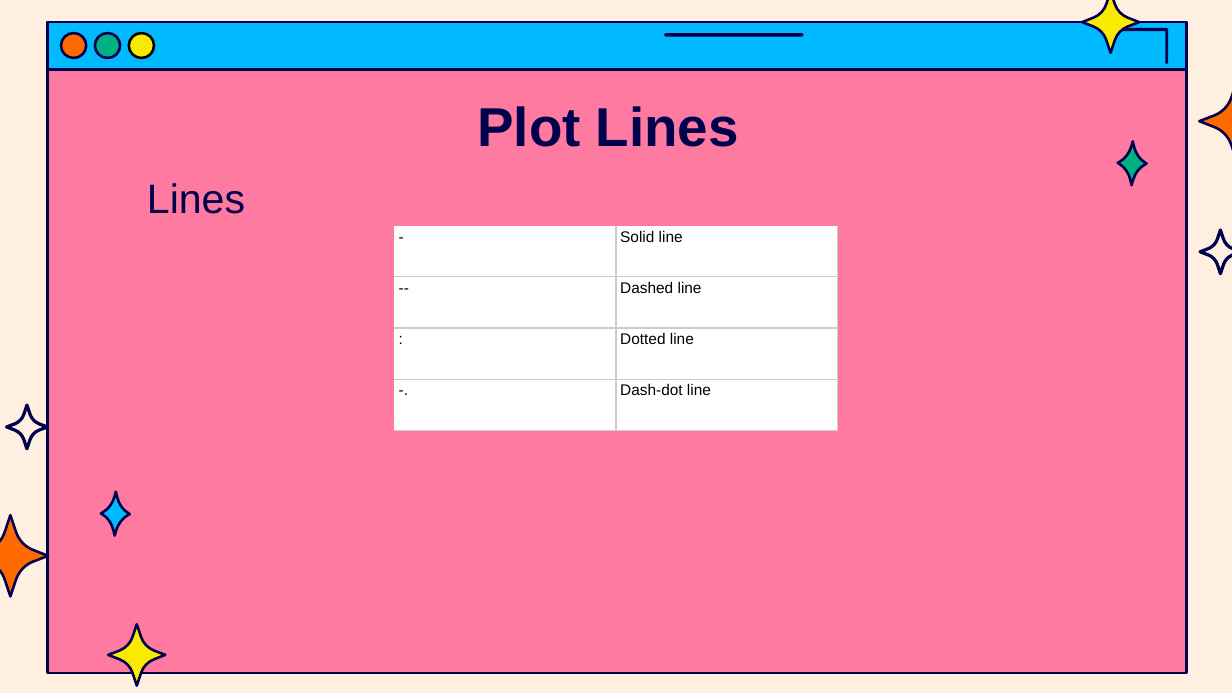
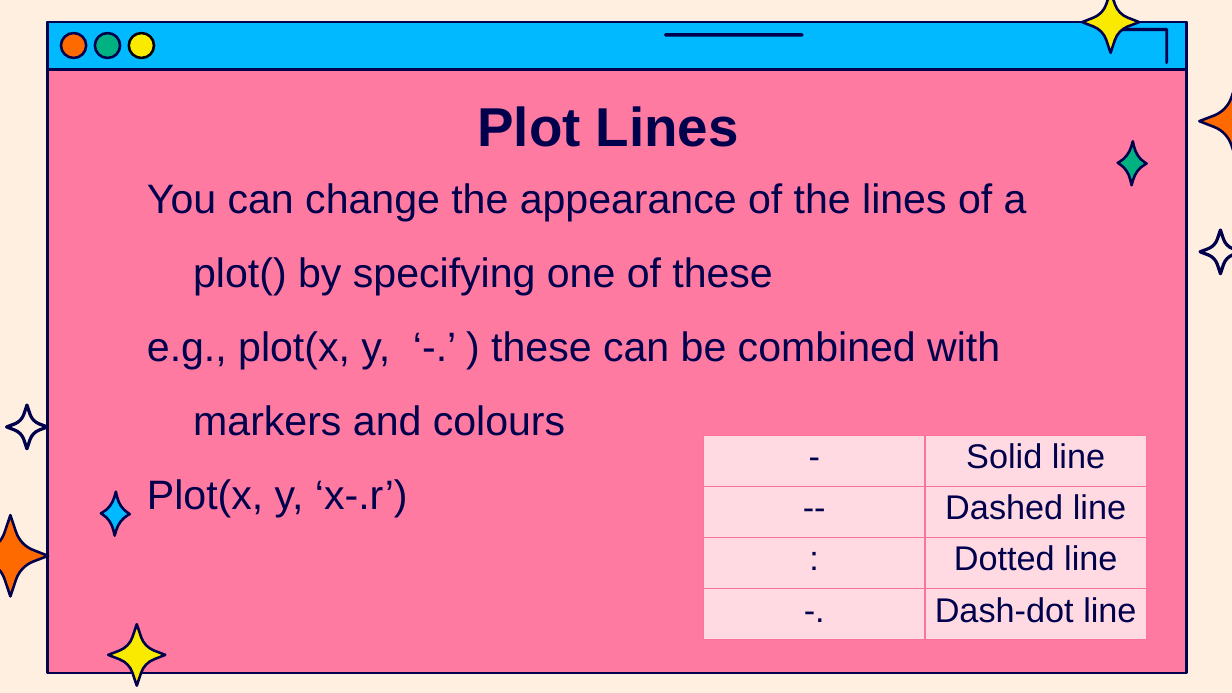
Before and after one commit to jasondsc/MATDRAB2MATFAB, a slide deck: slide 12 of slides/MATLAB_class_4.pptx (slide 9 before the commit). Drawn at 1232x693 pixels with LibreOffice and Linux fonts; fonts in the diff are those of the drawing. Boxes give left, top, right and bottom in pixels: in the first picture for what was removed or moved away, otherwise in the second. Text is boxed around its words. In the diff, an @@ line names an element or a change of style, - is before the commit and + after.

```diff
--- a/slides/MATLAB_class_4.pptx
+++ b/slides/MATLAB_class_4.pptx
@@ text at <box>147,183,1027,517</box>: text changed @@
-Lines
+You can change the appearance of the lines of a plot() by specifying one of these
+e.g., plot(x, y, ‘-.’ ) these can be combined with markers and colours
+Plot(x, y, ‘x-.r’)
@@ table at <box>703,435,1147,639</box> @@
@@ fill #FFFFFF to none in 8 cells @@
@@ size 9 to 20 pt, text colour #000000 to #00004D @@
@@ alignment left to centre @@
@@ borders changed @@
@@ table: place and size @@
-table at <box>394,225,838,430</box>
+table at <box>703,435,1147,639</box>
```
Also in this commit, not shown: 8 other slides changed, 3 slides added, 4 other files.
